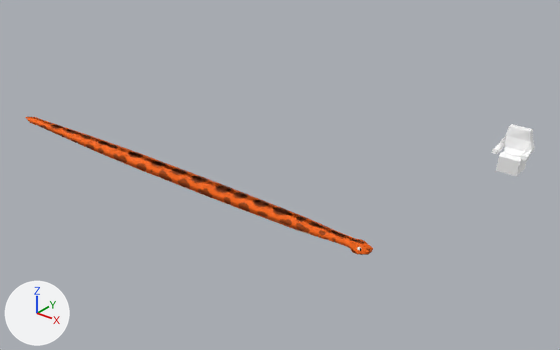
The Blender file level_data/snake_hefty_animated.blend, before and after one commit.
Before and after are seen from a 50 mm lens placed at (9.0, -19.07, 10.97), pointed at (-6.32, 0.08, -0.9). Lighting does not change. The marker at lower left points along +X, +Y and +Z.
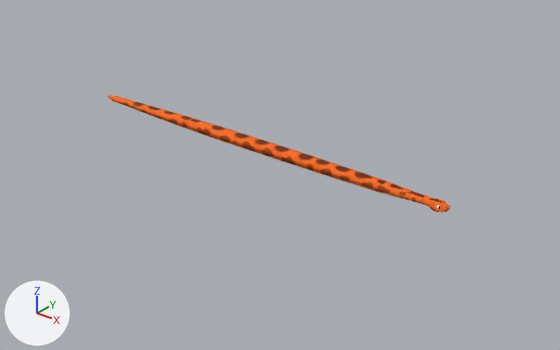
What changed in the scene script:
```text
Change ob_cube_001:
    add ob_cube_001.hide_set(True)
Change ob_cube_002:
    ob_cube_002.location: (0.0, 0.0, 0.0) -> (0.45, 3.58, -0.07)
Change ob_cube_003:
    add ob_cube_003.hide_set(True)
```

Where the change shows, as pixel boxes [x1, y1, x2, y2] in the pictures (560 x 350 px):
'Cube.002', moved
    before: [25, 117, 373, 255]
    after: [107, 95, 450, 212]
'Cube.003', hidden
    before: [492, 124, 535, 176]
'Cube.001', hidden (orange)
    before: [31, 117, 373, 253]
